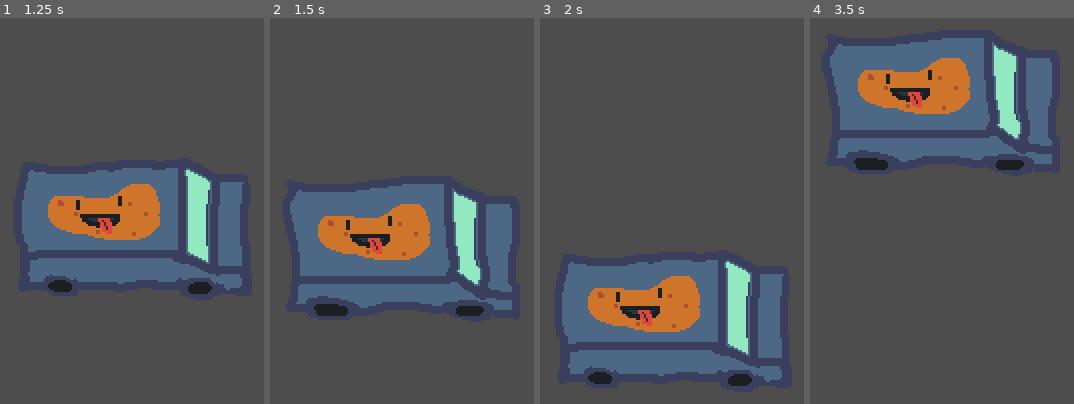
Above: before the commit, frames 1-4 (left to right).
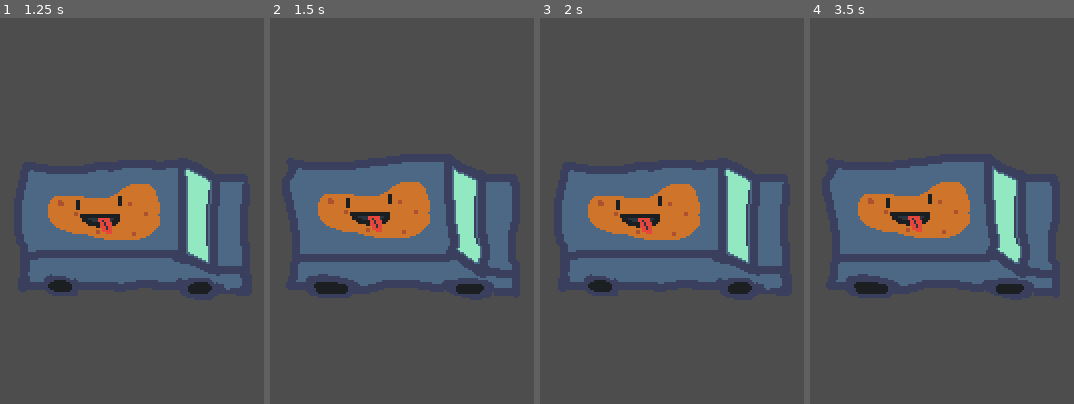
Above: after the commit, the same moments.

Repository: MatricsCode/Cozy-Fall-Jam
Game: Godot game, scene res://Scenes/Main/Main.tscn
The game is run twice, just before and just after one commit, with the same random seed, the same clock (stepped at 60 frames per second) and the same inputs.
Inputs:
- Up to frame 1 (1.25 s): hold Right (Right) from 0.53 s (still down)
- Up to frame 2 (1.5 s): release Right (Right) at 1.28 s; hold Down (Down) from 1.28 s (still down)
- Up to frame 3 (2 s): keep holding Down (Down)
- Up to frame 4 (3.5 s): tap Enter at 2 s; release Down (Down) at 2.03 s; hold Right (Right) 2.03-2.78 s; hold Up (Up) from 2.78 s (still down)

Frame 1 is identical in both runs. In frame 2, 17% of the frame differs, in the area x 7-92%, y 37-78%; in frame 3, 34%; in frame 4, 41%, in the area x 7-92%, y 5-72%.
Error after the commit: Error setting property 'velocity' with value of type float. (res://Code/Car/Main.gd:11)

Commit message:
Car Save

Diff:
--- a/Code/Car/Main.gd
+++ b/Code/Car/Main.gd
@@ -1,20 +1,33 @@
 extends CharacterBody2D
 
-
-const SPEED = 300.0
-const JUMP_VELOCITY = -400.0
-
-var speed_up = 0
+var speed_up = Vector2.ZERO
+var input_direction = Vector2.ZERO
 
 func _physics_process(delta):
-	if GlobalScript.input_direction.y != 0:
-		velocity.y = GlobalScript.input_direction.y * 100 * speed_up
-		speed_up += 0.1
-		speed_up = clamp(speed_up, 0, 3)
 
+	input_direction = Input.get_vector("Left", "Right",  "Up", "Down")
+
+	if input_direction.x != 0:
+		velocity = input_direction.x * 100 * speed_up.x
+		speed_up.x += 0.1
+		speed_up.x = clamp(speed_up.x, 0, 2)
 	else:
-		var slowdown = get_tree().create_tween()
-		slowdown.tween_property(self, "velocity", Vector2.ZERO, 0.1)
-		speed_up = 0
+		#var intermitten_velocity = velocity.x
+		#var slowdown = get_tree().create_tween()
+		#slowdown.tween_property(self, intermitten_velocity, 0, 0.1)
+		speed_up.x = 0
+		velocity.x = 0 #intermitten_velocity
+
+	if input_direction.y != 0:
+		velocity = input_direction.y * 100 * speed_up.y
+		speed_up.y += 0.05
+		speed_up.y = clamp(speed_up.x, 0, 1)
+	else:
+		#var intermitten_velocity = velocity.y
+		#var slowdown = get_tree().create_tween()
+		#slowdown.tween_property(self, intermitten_velocity, 0, 0.1)
+		speed_up.y = 0
+		velocity.y = 0#intermitten_velocity
+
 
 	move_and_slide()
--- a/Code/GlobalScript/global_script.gd
+++ b/Code/GlobalScript/global_script.gd
@@ -1,6 +1 @@
 extends Node
-
-var input_direction = Vector2.ZERO
-
-func _physics_process(delta):
-	input_direction = Input.get_vector("Right", "Left", "Up", "Down")
--- a/Scenes/Main/Main.tscn
+++ b/Scenes/Main/Main.tscn
@@ -3,7 +3,7 @@
 [ext_resource type="PackedScene" uid="uid://2wbjquktqfgh" path="res://Scenes/Car/Car.tscn" id="1_p8rbg"]
 
 [sub_resource type="RectangleShape2D" id="RectangleShape2D_p8rbg"]
-size = Vector2(323, 20)
+size = Vector2(540, 20)
 
 [node name="Main" type="Node2D"]
 
@@ -14,19 +14,19 @@
 [node name="Walls" type="StaticBody2D" parent="."]
 
 [node name="CollisionShape2D" type="CollisionShape2D" parent="Walls"]
-position = Vector2(0, 88)
+position = Vector2(0, 141)
 shape = SubResource("RectangleShape2D_p8rbg")
 
 [node name="CollisionShape2D2" type="CollisionShape2D" parent="Walls"]
-position = Vector2(0, -88)
+position = Vector2(0, -141)
 shape = SubResource("RectangleShape2D_p8rbg")
 
 [node name="CollisionShape2D3" type="CollisionShape2D" parent="Walls"]
-position = Vector2(-160, 0)
+position = Vector2(-280, 0)
 rotation = 1.5707964
 shape = SubResource("RectangleShape2D_p8rbg")
 
 [node name="CollisionShape2D4" type="CollisionShape2D" parent="Walls"]
-position = Vector2(160, 0)
+position = Vector2(280, 0)
 rotation = 1.5707964
 shape = SubResource("RectangleShape2D_p8rbg")
